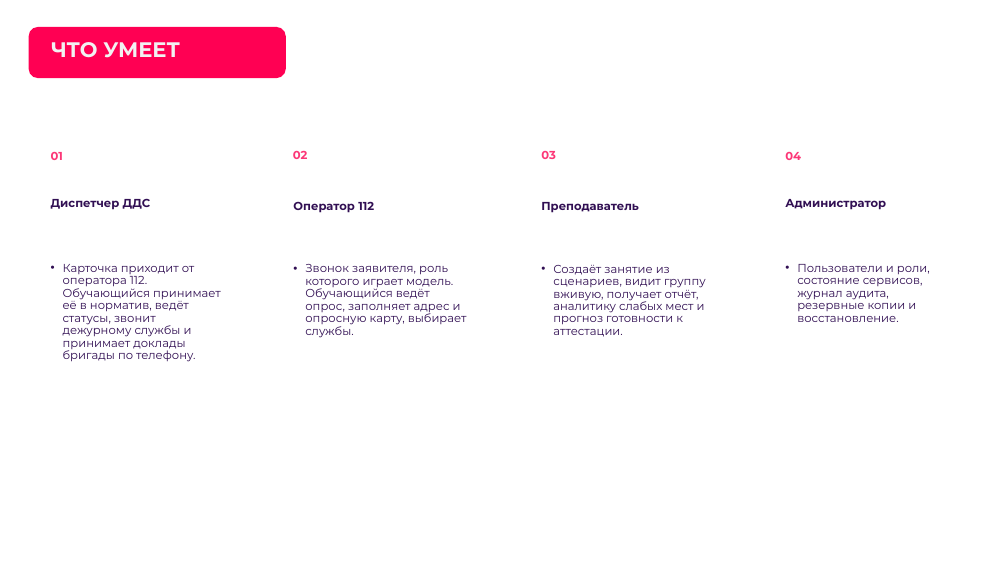
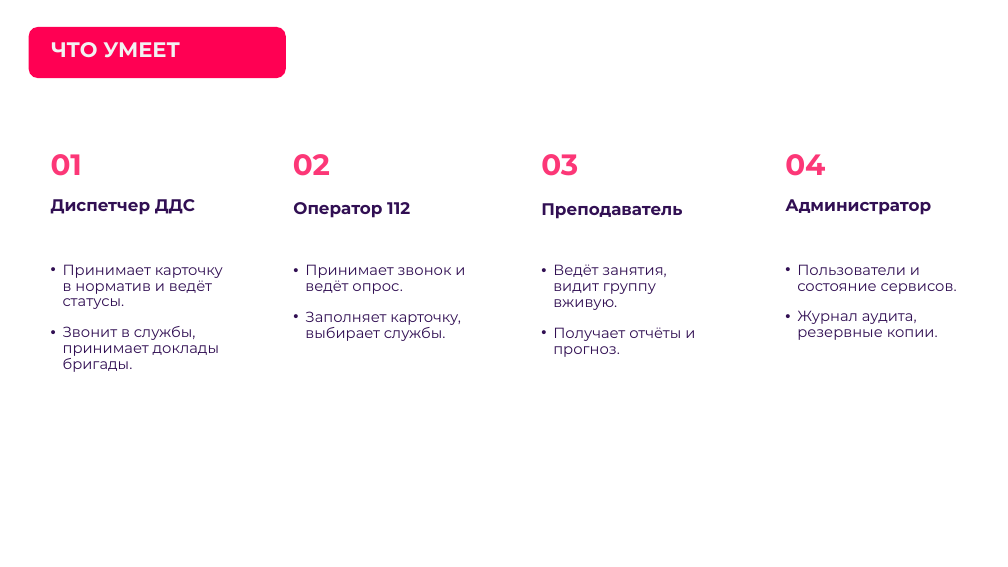
Before and after one commit to Vadik145-beep/lct-112-simulator, a slide deck: slide 4 of docs/presentation/ЛЦТ2026_Ультратех_задача9.pptx (slide 7 before the commit). Drawn at 1008x567 pixels with LibreOffice and Linux fonts; fonts in the diff are those of the drawing; background and template pictures are left out. Boxes give left, top, right and bottom in pixels: in the first picture for what was removed or moved away, otherwise in the second. Text is boxed around its words. In the diff, an @@ line names an element or a change of style, - is before the commit and + after.

```diff
--- a/docs/presentation/ЛЦТ2026_Ультратех_задача9.pptx
+++ b/docs/presentation/ЛЦТ2026_Ультратех_задача9.pptx
@@ size 11 to 28 pt; more space between paragraphs in 4 elements at [51,154,82,176], [293,154,330,176], [541,154,578,176], [785,154,825,176] @@
@@ size 11 to 16 pt; more space between paragraphs in 4 elements at [51,199,195,215], [293,202,410,218], [541,203,682,219], [785,199,931,215] @@
@@ text at [63,264,223,372]: text changed; size 11 to 14 pt @@
-• Карточка приходит от оператора 112. Обучающийся принимает её в норматив, ведёт статусы, звонит дежурному службы и принимает доклады бригады по телефону.
+• Принимает карточку в норматив и ведёт статусы.
+• Звонит в службы, принимает доклады бригады.
@@ text at [305,264,465,341]: text changed; size 11 to 14 pt @@
-• Звонок заявителя, роль которого играет модель. Обучающийся ведёт опрос, заполняет адрес и опросную карту, выбирает службы.
+• Принимает звонок и ведёт опрос.
+• Заполняет карточку, выбирает службы.
@@ text at [553,264,695,357]: text changed; size 11 to 14 pt @@
-• Создаёт занятие из сценариев, видит группу вживую, получает отчёт, аналитику слабых мест и прогноз готовности к аттестации.
+• Ведёт занятия, видит группу вживую.
+• Получает отчёты и прогноз.
@@ text at [797,264,957,340]: text changed; size 11 to 14 pt @@
-• Пользователи и роли, состояние сервисов, журнал аудита, резервные копии и восстановление.
+• Пользователи и состояние сервисов.
+• Журнал аудита, резервные копии.
```
Also in this commit, not shown: 11 other slides changed, 5 slides added, 1 other file.
